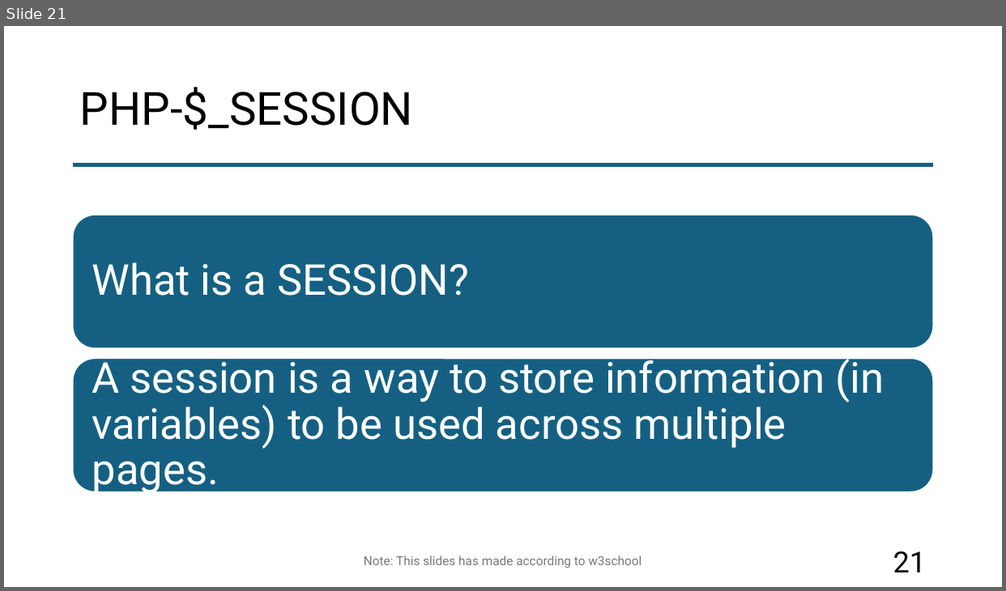
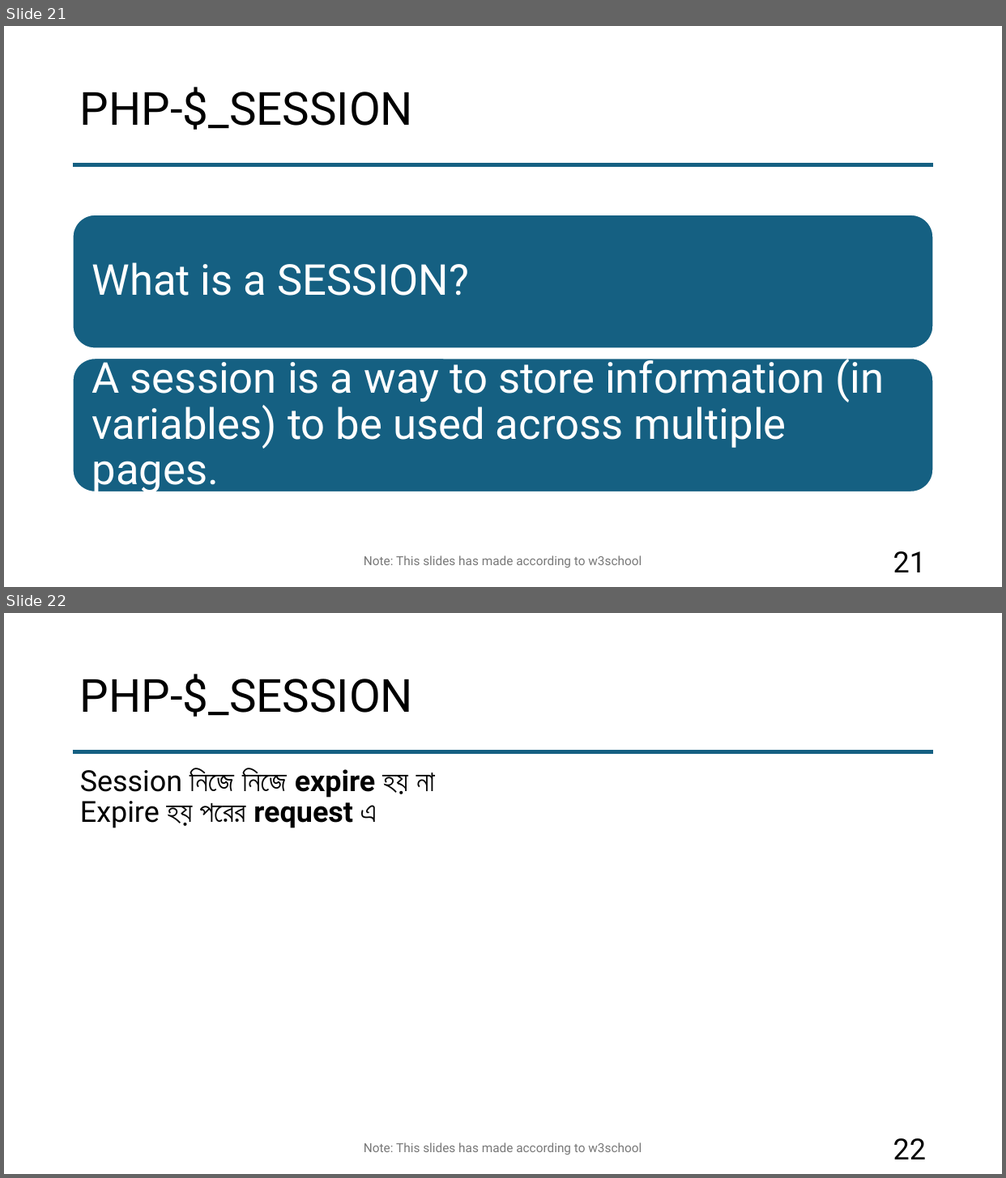
Before and after one commit to mahadi-21/Web-Development, a slide deck: PHP.pptx. Shown one above the other, each under a label of ours: slide 21 before the commit, slides 21 and 22 after it. The pictures are 1006x591 and 1006x1178 pixels, drawn with LibreOffice and Linux fonts; fonts in the diff are those of the drawing. Boxes give left, top, right and bottom in pixels: in the first picture for what was removed or moved away, otherwise in the second. Text is boxed around its words. In the diff, an @@ line names an element or a change of style, - is before the commit and + after.

```diff
--- a/PHP.pptx
+++ b/PHP.pptx
@@ slide 22 added at [4,613,1002,1174], background #FFFFFF @@
@@ title added at [80,674,413,717], 44 pt, text #000000 @@
+PHP-$_SESSION
@@ line added from (73, 752) to (934, 752), #156082 4.5 pt @@
@@ text added at [80,769,435,828], 28 pt, text #000000, bold @@
+Session নিজে নিজে expire হয় না
+Expire হয় পরের request এ
@@ text added at [364,1143,641,1155], 12 pt, text #797979 @@
+Note: This slides has made according to w3school
@@ page number added at [893,1139,926,1160], 28 pt, text #000000 @@
+22
```
Also in this commit, not shown: 4 other files.
